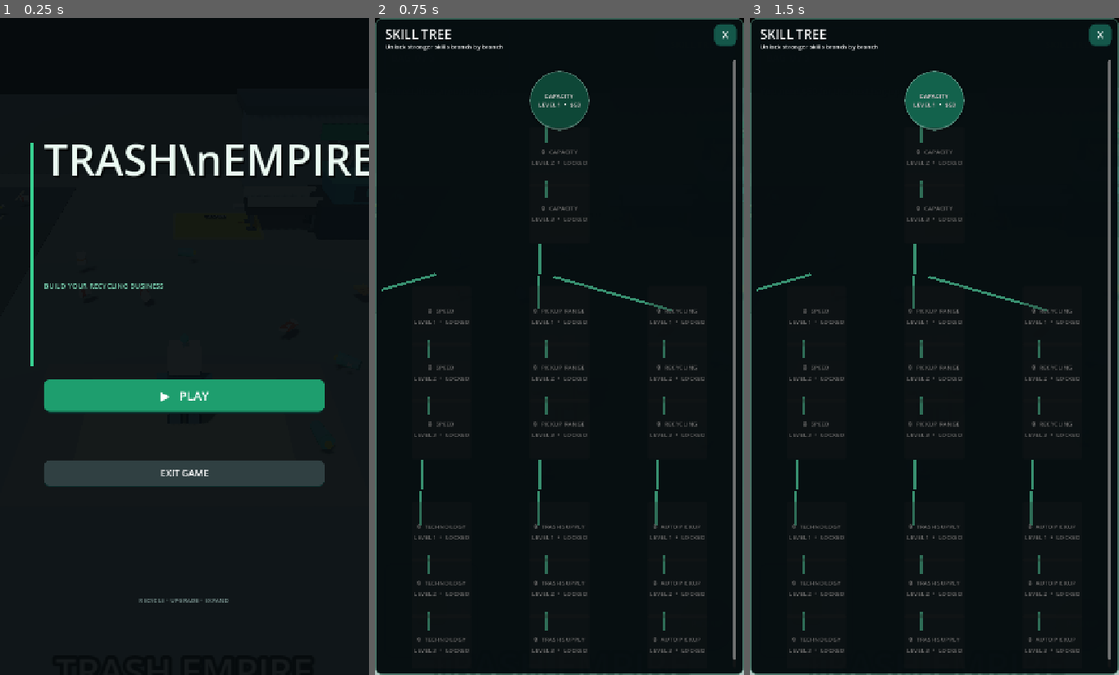
Above: before the commit, frames 1-3 (left to right).
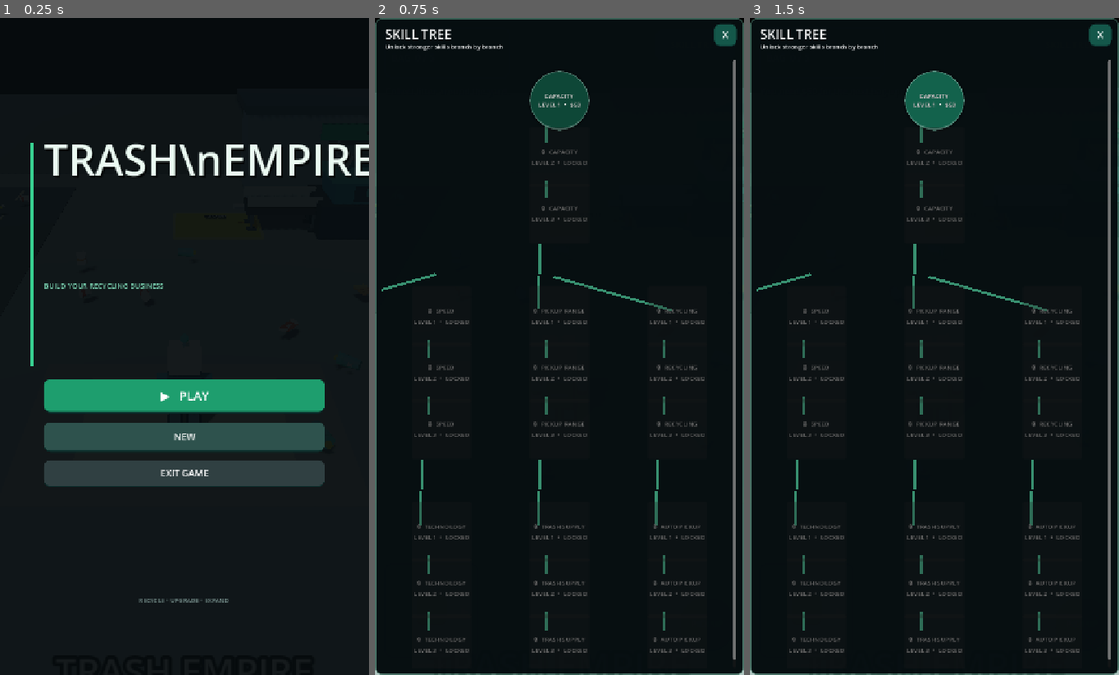
Above: after the commit, the same moments.

Repository: zekainstabot/trash-empire
Game: Godot game, scene res://Scenes/Main.tscn
Two runs of this game, one before a commit and one after it. Both use one fixed random seed, a clock stepped at 60 frames per second and the inputs below.
Inputs:
- Up to frame 1 (0.25 s): no input
- Up to frame 2 (0.75 s): click "▶ PLAY" at 0.5 s
- Up to frame 3 (1.5 s): click "CAPACITY LEVEL 1 • $50" at 1.25 s

The runs differ from the first frame. In frame 1, 3.2% of the frame differs, in the area x 12-88%, y 61-66%; in frame 2, nothing differs; in frame 3, nothing differs.

Commit message:
Add NEW world reset option with confirmation

Diff:
--- a/Scripts/main.gd
+++ b/Scripts/main.gd
@@ -55,6 +55,7 @@
 var refill_world_button: Node3D
 var main_menu_panel: Control
 var main_menu_open := true
+var new_game_button: Button
 
 const YARD_LIMIT := 14.5
 const SELL_POINT := Vector3(1.35, 0.0, -6.5)
@@ -628,6 +629,9 @@
 	play.add_theme_stylebox_override("normal", _button_style(Color(0.12, 0.62, 0.43)))
 	play.add_theme_stylebox_override("hover", _button_style(Color(0.16, 0.72, 0.51)))
 	play.pressed.connect(_close_main_menu)
+	new_game_button = _button("NEW", Vector2(button_x, screen.y * 0.55 + 84), Vector2(button_width, 58), main_menu_panel)
+	new_game_button.add_theme_stylebox_override("normal", _button_style(Color(0.18, 0.32, 0.30)))
+	new_game_button.pressed.connect(_confirm_new_game)
 	var exit_button := _button("EXIT GAME", Vector2(button_x, screen.y * 0.55 + 158), Vector2(button_width, 52), main_menu_panel)
 	exit_button.add_theme_stylebox_override("normal", _button_style(Color(0.19, 0.25, 0.26)))
 	exit_button.pressed.connect(func() -> void: get_tree().quit())
@@ -643,6 +647,60 @@
 	for child in layer.get_children():
 		if child != main_menu_panel:
 			child.visible = false
+
+
+func _confirm_new_game() -> void:
+	var confirm_panel := Panel.new()
+	confirm_panel.set_anchors_and_offsets_preset(Control.PRESET_CENTER)
+	confirm_panel.position = Vector2(-150, -110)
+	confirm_panel.size = Vector2(300, 220)
+	confirm_panel.z_index = 100
+	confirm_panel.add_theme_stylebox_override("panel", _panel_style(Color(0.07, 0.12, 0.13, 1.0)))
+	main_menu_panel.add_child(confirm_panel)
+	var message := Label.new()
+	message.text = "DELETE CURRENT WORLD?\\nAll progress will be lost."
+	message.position = Vector2(18, 24)
+	message.size = Vector2(264, 80)
+	message.horizontal_alignment = HORIZONTAL_ALIGNMENT_CENTER
+	message.add_theme_font_size_override("font_size", 18)
+	confirm_panel.add_child(message)
+	var cancel := _button("CANCEL", Vector2(15, 135), Vector2(125, 52), confirm_panel)
+	cancel.pressed.connect(confirm_panel.queue_free)
+	var erase := _button("NEW", Vector2(160, 135), Vector2(125, 52), confirm_panel)
+	erase.add_theme_stylebox_override("normal", _button_style(Color(0.65, 0.22, 0.18)))
+	erase.pressed.connect(func() -> void:
+		confirm_panel.queue_free()
+		_start_new_world()
+	)
+
+func _start_new_world() -> void:
+	money = 0
+	carried = 0
+	capacity = 5
+	upgrade_level = 1
+	speed_upgrade_level = 1
+	unload_upgrade_level = 1
+	equipment_upgrade_level = 1
+	technology_upgrade_level = 1
+	spawn_upgrade_level = 1
+	auto_pickup_level = 0
+	auto_pickup_timer = 0.0
+	recycling_bonus = 1.0
+	collection_range = 2.5
+	yard_stage = 1
+	unload_timer = 0.0
+	player.set("move_speed", 5.0)
+	for item in trash_nodes:
+		if is_instance_valid(item): item.queue_free()
+	trash_nodes.clear()
+	_apply_unlocked_districts()
+	_build_trash()
+	_update_ui()
+	_refresh_upgrade_prices()
+	_refresh_expansion_world_button()
+	_save_game()
+	_set_message("NEW WORLD STARTED!")
+	_close_main_menu()
 
 func _close_main_menu() -> void:
 	main_menu_open = false
